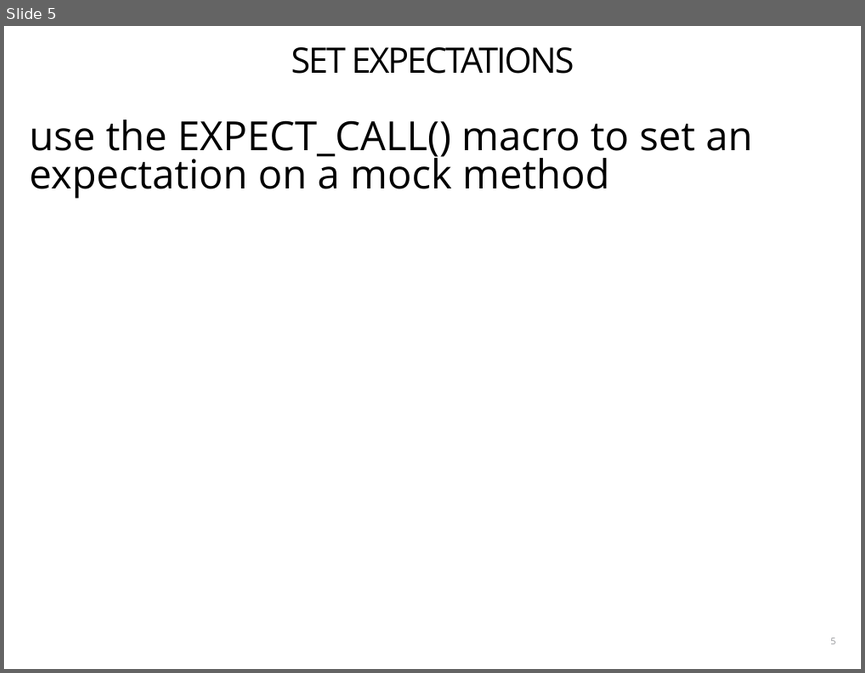
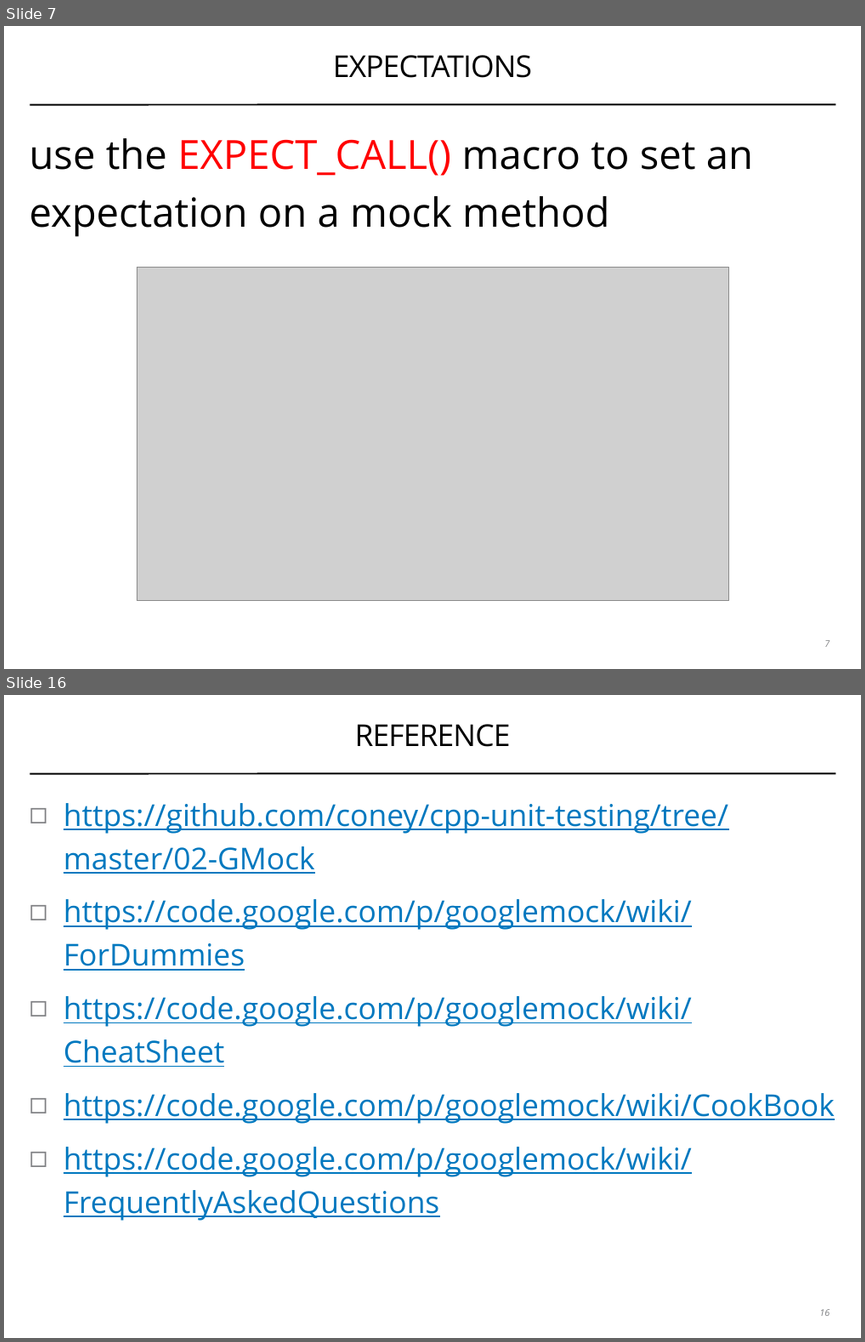
Before and after one commit to coney/cpp-unit-testing, a slide deck: .slides/02-stubs-and-mocks.pptx. Shown one above the other, each under a label of ours: slide 5 before the commit, slides 7 and 16 after it; the slides between them are not shown. The pictures are 865x673 and 865x1342 pixels, drawn with LibreOffice and Linux fonts; fonts in the diff are those of the drawing; grey boxes stand for pictures. Boxes give left, top, right and bottom in pixels: in the first picture for what was removed or moved away, otherwise in the second. Text is boxed around its words. In the diff, an @@ line names an element or a change of style, - is before the commit and + after.

```diff
--- a/.slides/02-stubs-and-mocks.pptx
+++ b/.slides/02-stubs-and-mocks.pptx
@@ slide 16 added at (4, 695, 861, 1338), background #FFFFFF; not listed: 1 template element that a slide beside it also shows @@
@@ title added at (355, 724, 511, 747), 36 pt, text #000000 @@
+REFERENCE
@@ text added at (64, 803, 834, 1220), 36 pt, text #0078BF, underline @@
+◻ https://github.com/coney/cpp-unit-testing/tree/master/02-GMock
+◻ https://code.google.com/p/googlemock/wiki/ForDummies
+◻ https://code.google.com/p/googlemock/wiki/CheatSheet
+◻ https://code.google.com/p/googlemock/wiki/CookBook
+◻ https://code.google.com/p/googlemock/wiki/FrequentlyAskedQuestions
@@ page number added at (819, 1309, 829, 1315), 11 pt, text #808184, italic @@
+16
@@ what was slide 5 is now slide 7 @@
@@ slide 7 changed as well @@
@@ title at (333, 55, 532, 78): text changed; size 42 to 36 pt @@
-SET EXPECTATIONS
+EXPECTATIONS
@@ text "use the EXPECT_CALL() macro to ..." at (30, 138, 753, 237): text colour #000000 to #FF0000 in "EXPECT_CALL()"; indent changed; line spacing 0.8 to 1.2 @@
@@ line added from (30, 105) to (836, 104), #000000 2 pt @@
@@ picture added at (137, 267, 728, 601) @@
@@ page number at (824, 640, 829, 646): text changed; text colour #929396 to #808184; italic on @@
-5
+7
```
Also in this commit, not shown: 5 other slides changed, 10 other slides added, 4 slides removed.
